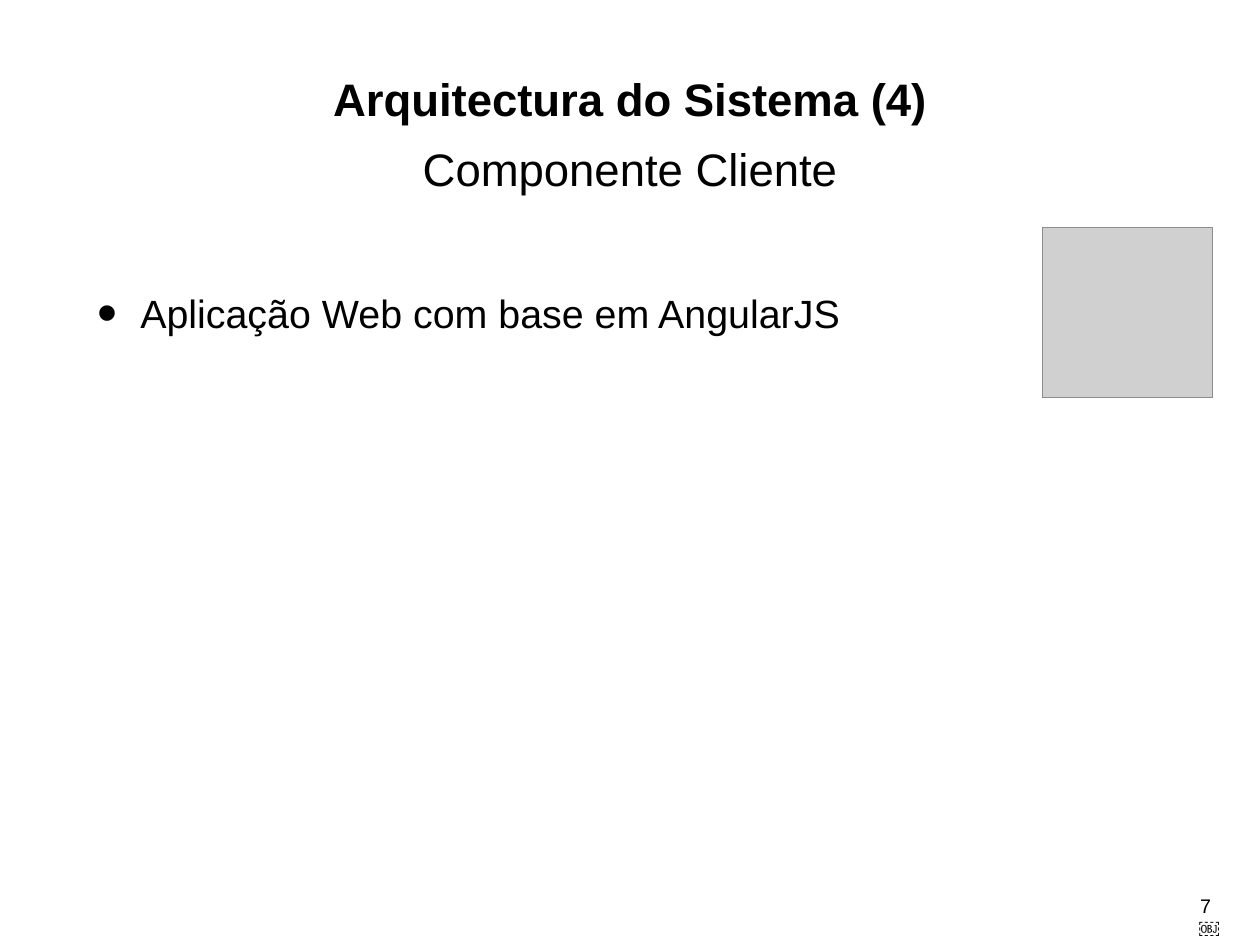
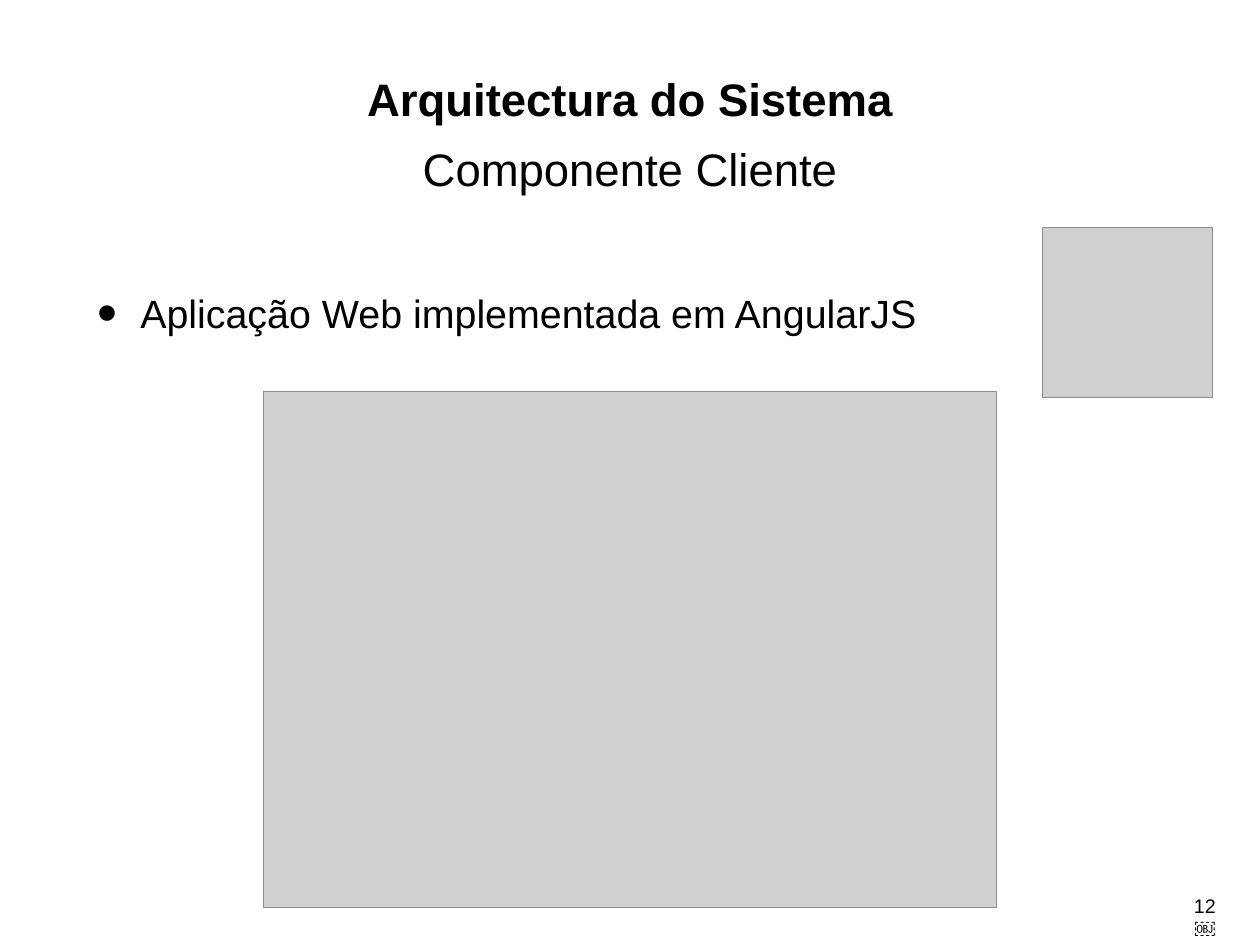
Before and after one commit to LikaV1996/ProjectoFinaldeCurso, a slide deck: slide 12 of AppFinalDeProjecto.pptx (slide 7 before the commit). Drawn at 1260x945 pixels with LibreOffice and Linux fonts; fonts in the diff are those of the drawing; grey boxes stand for pictures. Boxes give left, top, right and bottom in pixels: in the first picture for what was removed or moved away, otherwise in the second. Text is boxed around its words. In the diff, an @@ line names an element or a change of style, - is before the commit and + after.

```diff
--- a/AppFinalDeProjecto.pptx
+++ b/AppFinalDeProjecto.pptx
@@ title at (367, 83, 892, 125): text changed @@
-Arquitectura do Sistema (4)
+Arquitectura do Sistema
@@ text at (140, 299, 917, 336): text changed @@
-• Aplicação Web com base em AngularJS
+• Aplicação Web implementada em AngularJS
@@ picture added at (264, 392, 997, 907) @@
@@ page number added at (1194, 899, 1216, 913), 16 pt, text #000000 @@
+12￼
@@ page number removed at (1200, 899, 1211, 913) @@
-7￼
```
Also in this commit, not shown: 6 other slides changed, 9 slides added, 4 slides removed, 4 other files.
